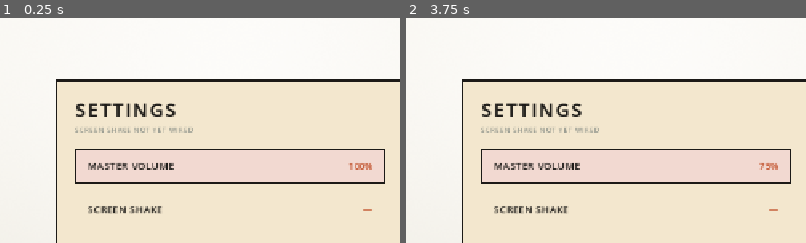
Above: before the commit, frames 1-2 (left to right).
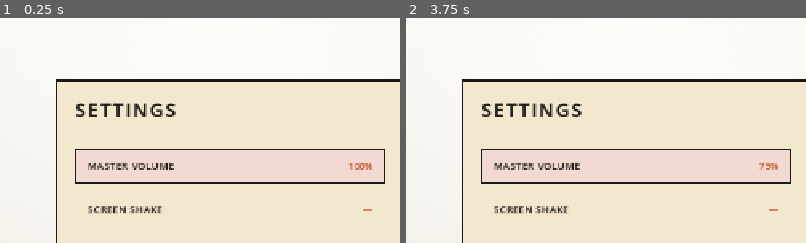
Above: after the commit, the same moments.

Repository: Yaandle/aussie-rules2
Game: Godot game, scene res://scenes/ui/settings_screen.tscn
Same seed, same stepped clock (60 frames per second), same inputs: the game is played once before the commit and once after it. This scene is started directly instead of the project's main scene.
Inputs (mouse positions are % of the whole screen's width and height, from its top left):
- Up to frame 1 (0.25 s): no input
- Up to frame 2 (3.75 s): tap Enter (ui_accept) at 0.5, 0.77, 2 s; move the mouse to (72, 45) at 0.52 s; hold D (move_right) 0.53-1.25 s; tap Space (bounce) at 0.6 s; click (72, 45) at 0.67 s; tap R (debug_reset) at 1.25, 3.5 s; drag from (30, 55) to (45, 70) at 1.27 s; move the mouse to (60, 28) at 2.02 s; hold D (move_right) 2.03-2.75 s; hold V (call_for_ball) 2.03-2.75 s; tap Y (confirm) at 2.75 s; drag from (45, 70) to (20, 35) at 2.77 s; move the mouse to (80, 65) at 3.52 s; hold A (move_left) from 3.53 s (still down); tap Left (camera_left) at 3.6 s
The pictures show only the part of the screen within x 21-71%, y 2-52%; the shares and areas given below are measured in that part.

The runs differ from the first frame. In frame 1, 0.3% of the frame differs, in the area x 18-49%, y 48-52%; in frame 2, 0.3%.

Commit message:
settings camera preview changes

Diff:
--- a/scripts/ui/full_game_pregame_screen.gd
+++ b/scripts/ui/full_game_pregame_screen.gd
@@ -154,8 +154,9 @@
 ## camera preview occupies the same landscape RetroWindow shell. The card
 ## row therefore remains completely stationary regardless of the selected
 ## camera mode.
-const CAMERA_PREVIEW_WIDTH := 320.0
-const CAMERA_PREVIEW_HEIGHT := 270.0
+const CAMERA_PREVIEW_WIDTH := 460.0
+const CAMERA_PREVIEW_HEIGHT := 360.0
+const CAMERA_BG_COLOUR := Color("#d4b5a0")
 
 
 const TITLE_TEXT := "FULL GAME"
@@ -224,8 +225,9 @@
 		# Create a TextureRect to display the camera screenshot
 		_texture_rect = TextureRect.new()
 		_texture_rect.set_anchors_preset(Control.PRESET_FULL_RECT)
-		_texture_rect.expand_mode = TextureRect.EXPAND_FIT_HEIGHT
+		_texture_rect.expand_mode = TextureRect.EXPAND_IGNORE_SIZE
 		_texture_rect.stretch_mode = TextureRect.STRETCH_KEEP_ASPECT_CENTERED
+		_texture_rect.clip_contents = true
 		_texture_rect.mouse_filter = Control.MOUSE_FILTER_IGNORE
 		add_child(_texture_rect)
 		update_texture()
@@ -273,6 +275,7 @@
 var _camera_field_full_side: _CameraPreviewField
 var _camera_panel_third_person: Panel
 var _camera_panel_full_side: Panel
+var _readout_strip: VBoxContainer
 
 
 func _ready() -> void:
@@ -664,21 +667,14 @@
 	divider.size = Vector2(CAMERA_PREVIEW_WIDTH - 40.0, 1.0)
 	_camera_preview_container.add_child(divider)
 
+	var cam_panel_size := Vector2(CAMERA_PREVIEW_WIDTH - 32.0, 192.0)
+	var cam_panel_pos := Vector2(16.0, 52.0)
+
 	_camera_panel_third_person = _build_camera_panel(
-		_camera_preview_container,
-		Vector2(16.0, 62.0),
-		Vector2(140.0, 184.0),
-		"3RD PERSON",
-		false
-	)
+		_camera_preview_container, cam_panel_pos, cam_panel_size, "3RD PERSON", false)
 
 	_camera_panel_full_side = _build_camera_panel(
-		_camera_preview_container,
-		Vector2(164.0, 62.0),
-		Vector2(140.0, 184.0),
-		"FULL-SIDE",
-		true
-	)
+		_camera_preview_container, cam_panel_pos, cam_panel_size, "FULL-SIDE", true)
 ## Three label/value rows overlaid on the empty parchment band below the
 ## board (see READOUT_HEIGHT's comment). Parented to the window's front
 ## Panel rather than to the MarginContainer the board fills, so it draws
@@ -686,6 +682,7 @@
 ## into the container's layout.
 func _build_readout(panel: Control) -> void:
 	var strip := VBoxContainer.new()
+	_readout_strip = strip
 	strip.mouse_filter = Control.MOUSE_FILTER_IGNORE
 	strip.set_anchors_preset(Control.PRESET_BOTTOM_WIDE)
 	strip.grow_vertical = Control.GROW_DIRECTION_BEGIN
@@ -968,8 +965,10 @@
 	panel.position = panel_position
 	panel.size = panel_size
 	panel.mouse_filter = Control.MOUSE_FILTER_IGNORE
-	panel.add_theme_stylebox_override(
-		&"panel", RetroWindow.row_style(false))
+	var cam_style := StyleBoxFlat.new()
+	cam_style.bg_color = CAMERA_BG_COLOUR
+	cam_style.set_corner_radius_all(RetroWindow.RADIUS)
+	panel.add_theme_stylebox_override(&"panel", cam_style)
 	parent.add_child(panel)
 
 	var title := SoftBrutalist.label(
@@ -1128,8 +1127,8 @@
 	if is_instance_valid(_whiteboard):
 		_whiteboard.visible = not active
 
-	for readout: Label in _readout_values:
-		readout.visible = not active
+	if is_instance_valid(_readout_strip):
+		_readout_strip.visible = not active
 
 
 ## Highlights whichever field panel matches Settings.full_game_camera_mode
@@ -1146,11 +1145,6 @@
 	# Only show the panel matching the current camera mode
 	_camera_panel_third_person.visible = not full_side
 	_camera_panel_full_side.visible = full_side
-
-	_camera_panel_third_person.add_theme_stylebox_override(
-		&"panel", RetroWindow.row_style(not full_side))
-	_camera_panel_full_side.add_theme_stylebox_override(
-		&"panel", RetroWindow.row_style(full_side))
 
 	# Update the displayed images in both camera preview fields
 	if is_instance_valid(_camera_field_third_person):
--- a/scripts/ui/settings_screen.gd
+++ b/scripts/ui/settings_screen.gd
@@ -23,7 +23,7 @@
 const ROW_GAP := 14.0
 
 const PREVIEW_WIDTH := 320.0
-const PREVIEW_HEIGHT := 270.0
+const PREVIEW_HEIGHT := 310.0
 const PREVIEW_OFFSET := 80.0
 const PREVIEW_GAP := -10.0
 const PREVIEW_DURATION := 0.28
@@ -141,16 +141,6 @@
 	title.position = Vector2(32.0, 28.0)
 	_settings_content.add_child(title)
 
-	var subtitle := SoftBrutalist.label(
-		"SCREEN SHAKE NOT YET WIRED ",
-		SoftBrutalist.SIZE_CAPTION,
-		SoftBrutalist.MUTED,
-		SoftBrutalist.WEIGHT_REGULAR,
-		SoftBrutalist.TRACK_LABEL
-	)
-	subtitle.position = Vector2(32.0, 74.0)
-	_settings_content.add_child(subtitle)
-
 	var top := 112.0
 
 	for i in _rows.size():
@@ -376,19 +366,11 @@
 	divider.size = Vector2(PREVIEW_WIDTH - 40.0, 1.0)
 	_preview_window.add_child(divider)
 
-	_create_camera_panel(
-		Vector2(16.0, 62.0),
-		Vector2(140.0, 184.0),
-		"3RD PERSON",
-		false
-	)
-
-	_create_camera_panel(
-		Vector2(164.0, 62.0),
-		Vector2(140.0, 184.0),
-		"FULL-SIDE",
-		true
-	)
+	var panel_size := Vector2(PREVIEW_WIDTH - 32.0, 192.0)
+	var panel_pos := Vector2(16.0, 52.0)
+
+	_create_camera_panel(panel_pos, panel_size, "3RD PERSON", false)
+	_create_camera_panel(panel_pos, panel_size, "FULL-SIDE", true)
 
 
 func _create_camera_panel(
@@ -576,8 +558,9 @@
 		# Create a TextureRect to display the camera screenshot
 		_texture_rect = TextureRect.new()
 		_texture_rect.set_anchors_preset(Control.PRESET_FULL_RECT)
-		_texture_rect.expand_mode = TextureRect.EXPAND_FIT_HEIGHT
+		_texture_rect.expand_mode = TextureRect.EXPAND_IGNORE_SIZE
 		_texture_rect.stretch_mode = TextureRect.STRETCH_KEEP_ASPECT_CENTERED
+		_texture_rect.clip_contents = true
 		_texture_rect.mouse_filter = Control.MOUSE_FILTER_IGNORE
 		add_child(_texture_rect)
 		update_texture()
